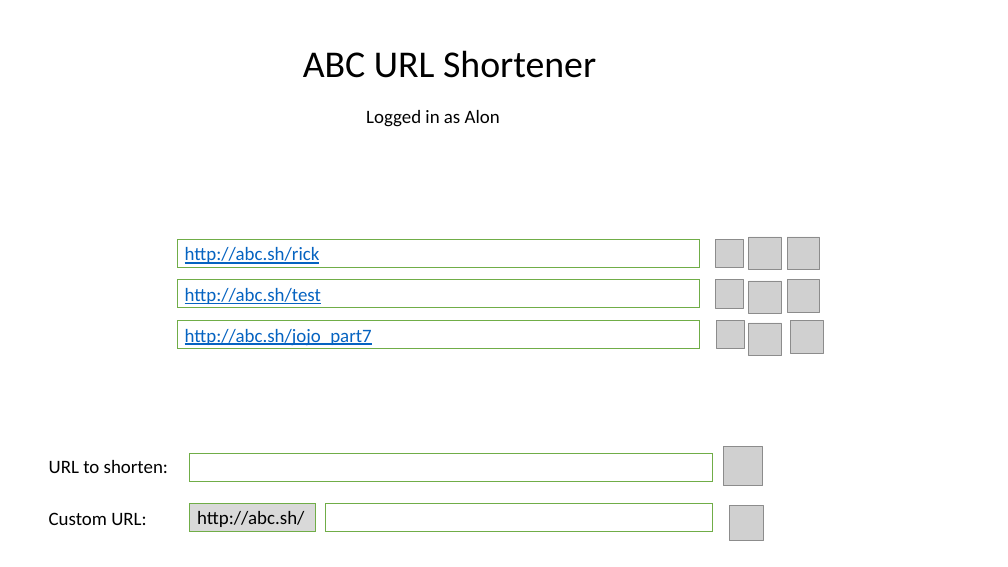
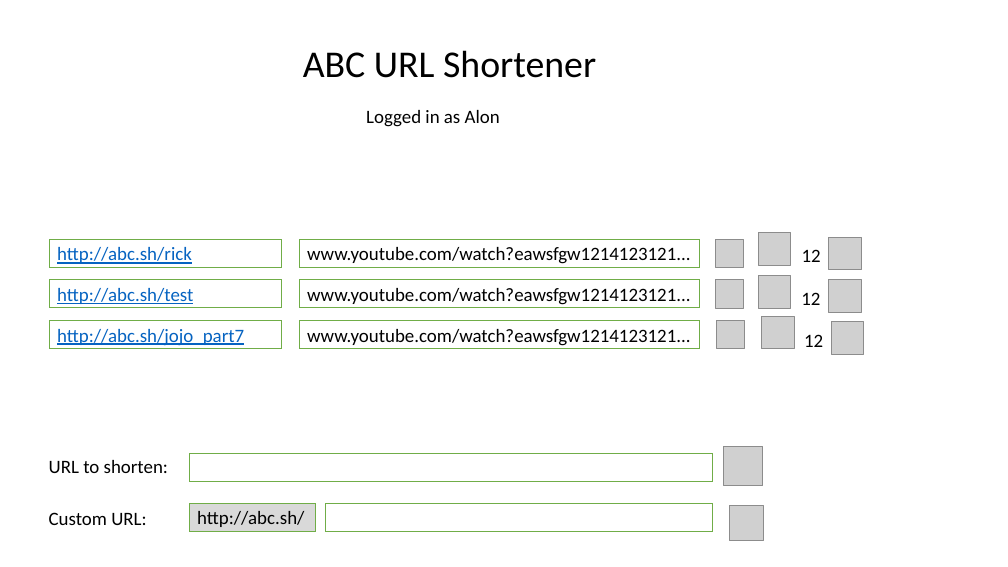
Before and after one commit to Assaf-Alon/url-shortener, a slide deck: slide 11 of administrative/design.pptx. Drawn at 1008x567 pixels with LibreOffice and Linux fonts; fonts in the diff are those of the drawing; grey boxes stand for pictures; background and template pictures are left out. Boxes give left, top, right and bottom in pixels: in the first picture for what was removed or moved away, otherwise in the second. Text is boxed around its words. In the diff, an @@ line names an element or a change of style, - is before the commit and + after.

```diff
--- a/administrative/design.pptx
+++ b/administrative/design.pptx
@@ 3 pictures: place and size @@
-3 pictures at bbox=[787, 237, 823, 353]
+3 pictures at bbox=[758, 232, 794, 349]
@@ picture: place and size @@
-picture at bbox=[749, 323, 781, 355]
+picture at bbox=[829, 237, 861, 270]
@@ rectangle "http://abc.sh/rick": place and size @@
-rectangle "http://abc.sh/rick" at bbox=[177, 240, 699, 268]
+rectangle "http://abc.sh/rick" at bbox=[50, 240, 282, 268]
@@ rectangle added at bbox=[299, 240, 699, 268], fill #FFFFFF, outline #70AD47 1 pt, 18 pt, text #000000 @@
+www.youtube.com/watch?eawsfgw1214123121...
@@ text added at bbox=[802, 249, 821, 262], 18 pt, text #000000 @@
+12
@@ rectangle "http://abc.sh/test": place and size @@
-rectangle "http://abc.sh/test" at bbox=[177, 280, 699, 308]
+rectangle "http://abc.sh/test" at bbox=[50, 280, 282, 308]
@@ rectangle added at bbox=[299, 280, 699, 308], fill #FFFFFF, outline #70AD47 1 pt, 18 pt, text #000000 @@
+www.youtube.com/watch?eawsfgw1214123121...
@@ text added at bbox=[801, 292, 820, 305], 18 pt, text #000000 @@
+12
@@ picture: place and size @@
-picture at bbox=[749, 281, 781, 314]
+picture at bbox=[829, 280, 861, 312]
@@ rectangle "http://abc.sh/jojo_part7": place and size @@
-rectangle "http://abc.sh/jojo_part7" at bbox=[177, 321, 699, 349]
+rectangle "http://abc.sh/jojo_part7" at bbox=[50, 321, 282, 349]
@@ rectangle added at bbox=[299, 321, 699, 349], fill #FFFFFF, outline #70AD47 1 pt, 18 pt, text #000000 @@
+www.youtube.com/watch?eawsfgw1214123121...
@@ picture: place and size @@
-picture at bbox=[749, 237, 781, 270]
+picture at bbox=[831, 321, 864, 354]
@@ text added at bbox=[804, 334, 823, 347], 18 pt, text #000000 @@
+12
```
Also in this commit, not shown: 4 other files.
